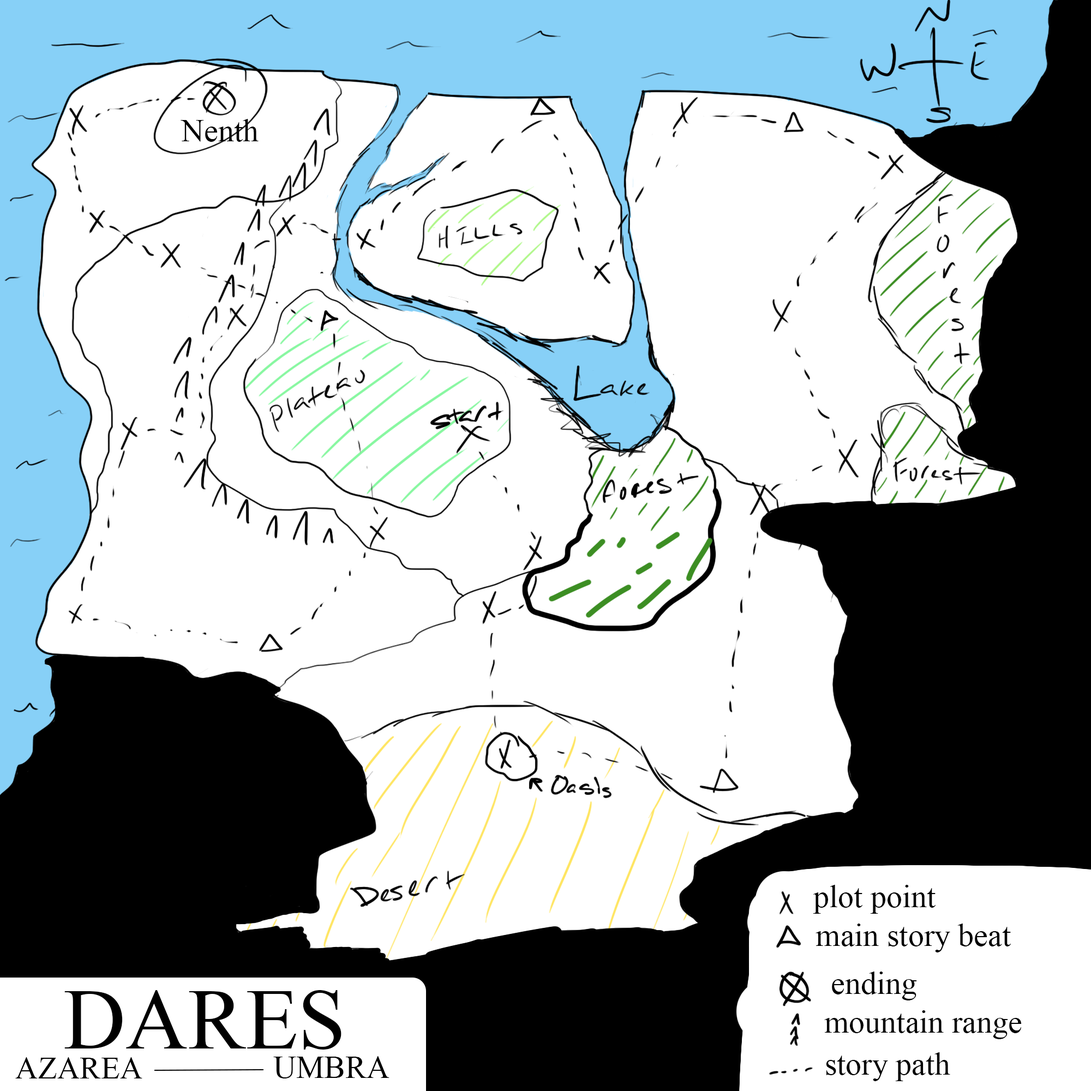
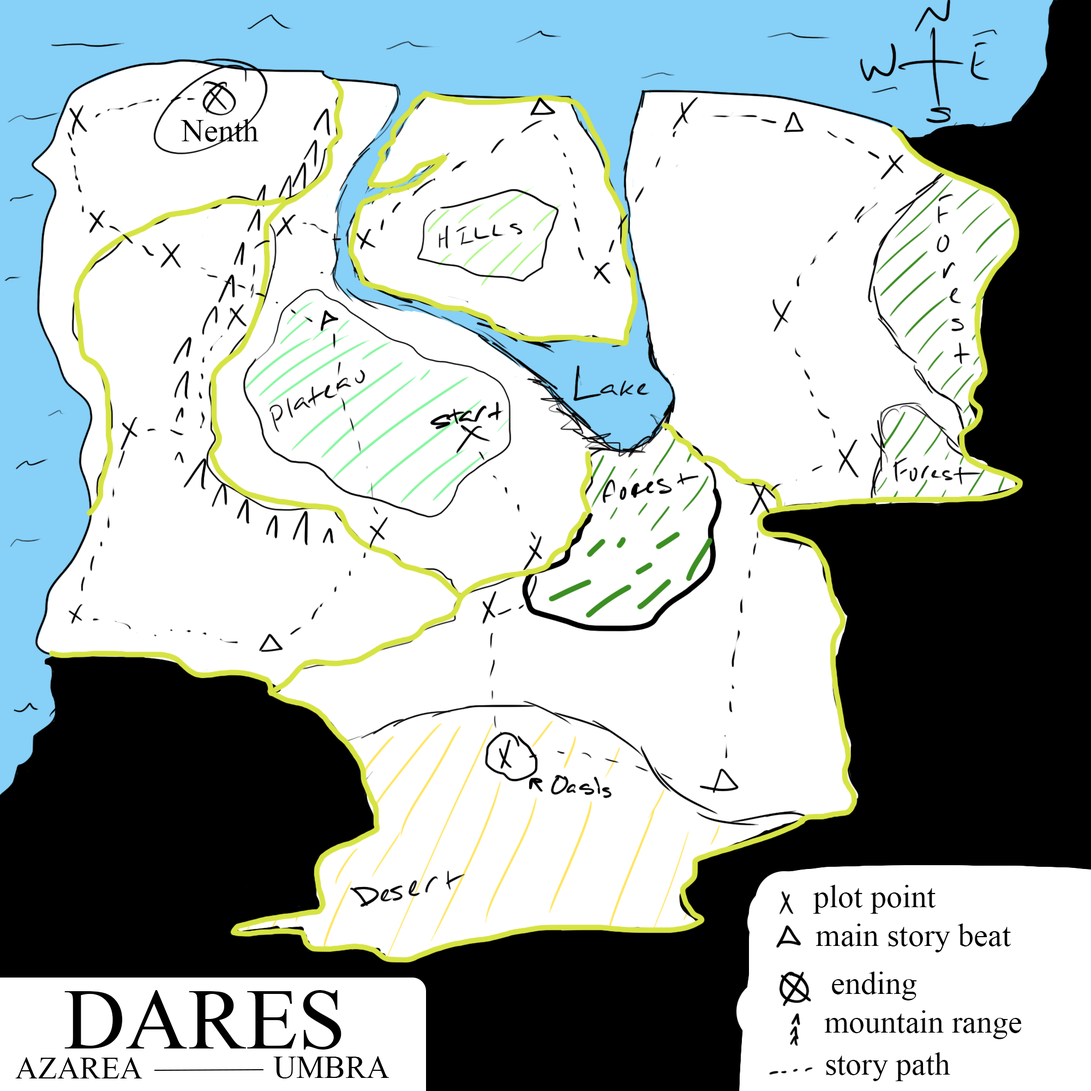
Two versions of the same layered image (1091 x 1091). Layer-by-layer changes:
painted on "border lines" over [48, 78, 1024, 964]
